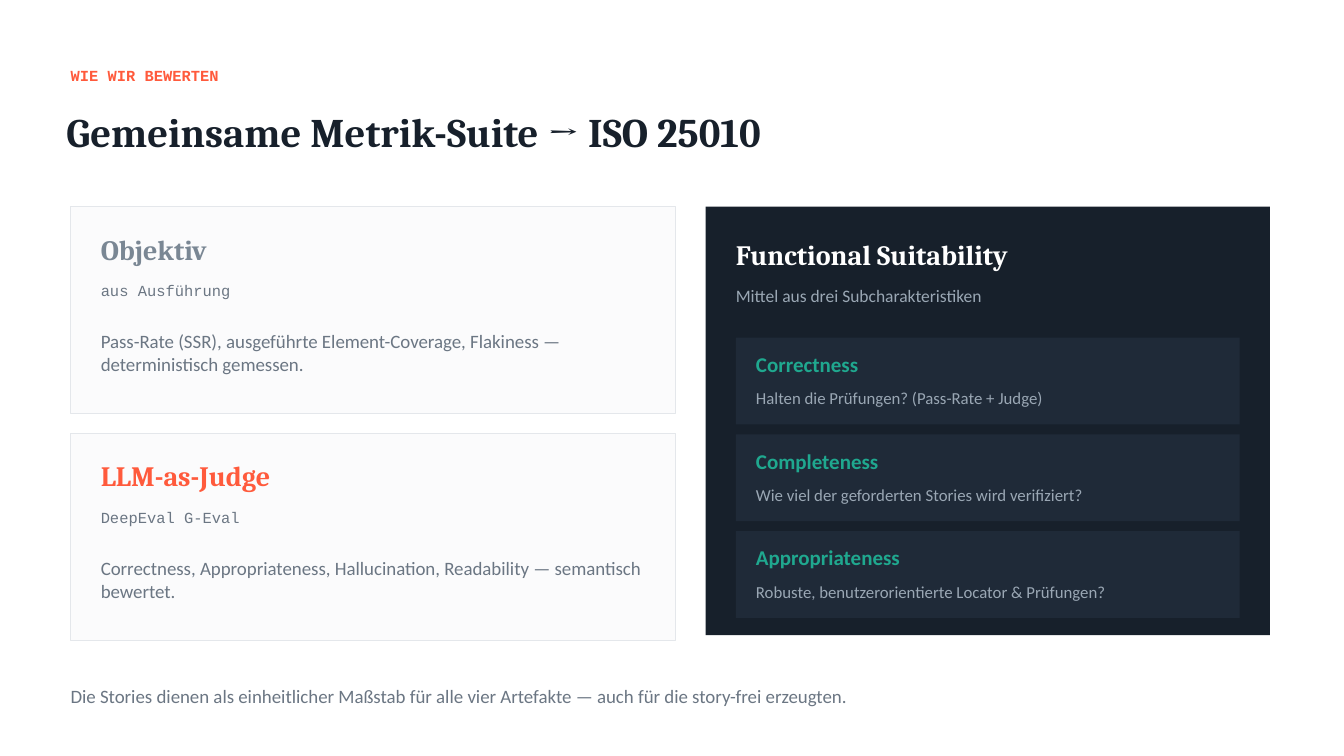
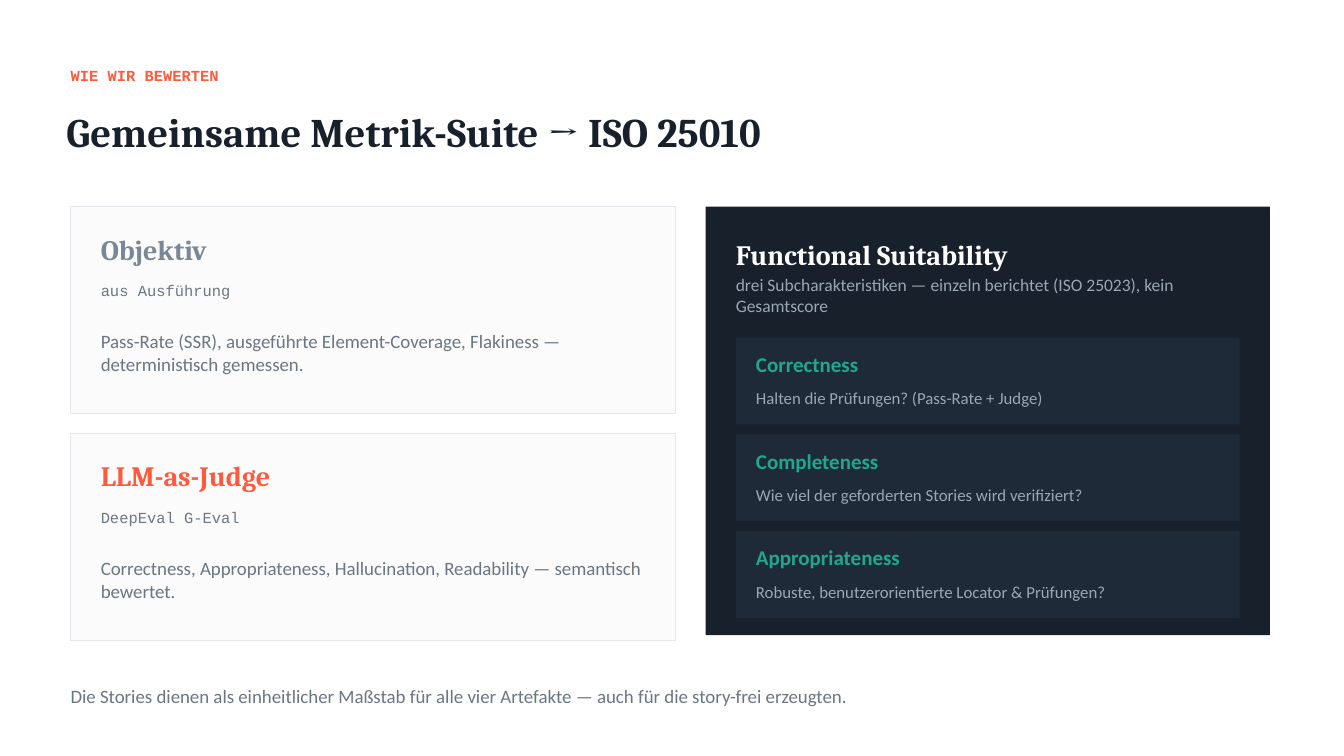
Before and after one commit to philippmelikidis/testgeneration-benchmark, a slide deck: slide 8 of presentation/Endpraesentation_LLM_vs_Crawler_v2.pptx. Drawn at 1344x756 pixels with LibreOffice and Linux fonts; fonts in the diff are those of the drawing. Boxes give left, top, right and bottom in pixels: in the first picture for what was removed or moved away, otherwise in the second. Text is boxed around its words. In the diff, an @@ line names an element or a change of style, - is before the commit and + after.

```diff
--- a/presentation/Endpraesentation_LLM_vs_Crawler_v2.pptx
+++ b/presentation/Endpraesentation_LLM_vs_Crawler_v2.pptx
@@ text at box(736, 278, 1173, 312): text changed @@
-Mittel aus drei Subcharakteristiken
+drei Subcharakteristiken — einzeln berichtet (ISO 25023), kein Gesamtscore
```
Also in this commit, not shown: 6 other slides changed, 3 other files.
